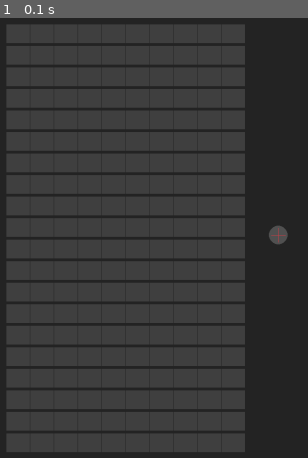
Above: before the commit, frame 1.
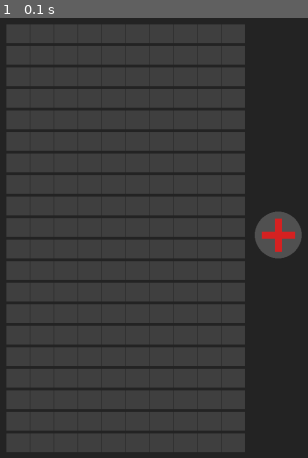
Above: after the commit, the same moment.

Repository: Irix0/Excel-like
Game: pygame game, started from code/main_ui.py
Same seed, same stepped clock (60 frames per second), same inputs: the game is played once before the commit and once after it.
Inputs:
- Up to frame 1 (0.1 s): no input

The runs differ from the first frame. In frame 1, 1.2% of the frame differs, in the area x 82-99%, y 44-55%.

Commit message:
Improvements

Diff:
--- a/components.py
+++ b/code/components.py
@@ -1,5 +1,6 @@
 import pygame
 import numpy as np
+
 
 class table:
     def __init__(self, rows =20, columns=20):
--- a/main_ui.py
+++ b/code/main_ui.py
@@ -29,9 +29,10 @@
             pygame.draw.rect(window, "#414141", rect)
 
     # ADD COLUMNS BUTTON
-    plus_cirlce = pygame.draw.circle(window, "#525252", (100+(columns * 50), 500), 20)
-    plus_vertical_line = pygame.draw.line(window, "#ca3e47", (85+(columns * 50), 500), (115+(columns * 50), 500))
-    plus_horizontal_line = pygame.draw.line(window, "#ca3e47", (100+(columns * 50), 500+15), (100+(columns * 50), 500-15))
+    plus = pygame.image.load('code/plus.png')
+    plus_cirlce = pygame.draw.circle(window, "#525252", (100+(columns * 50), 500), 50)
+    plus_vertical_line = pygame.draw.line(window, "#d72323", (65+(columns * 50), 500), (135+(columns * 50), 500), width=15)
+    plus_horizontal_line = pygame.draw.line(window, "#d72323", (100+(columns * 50), 500+35), (100+(columns * 50), 500-35), width=15)
 
 
 
Binary file added: code/plus.png
